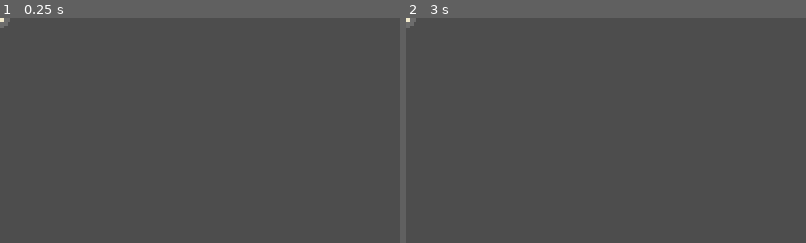
Above: before the commit, frames 1-2 (left to right).
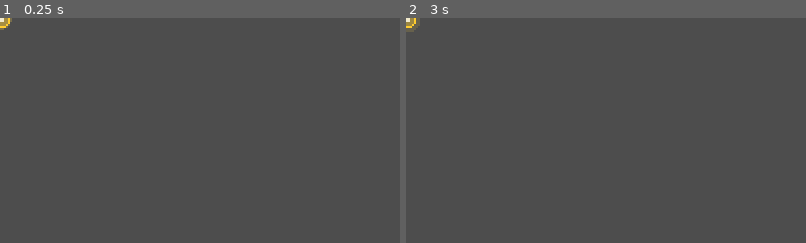
Above: after the commit, the same moments.

Repository: tkneeland/pickfight
Game: Godot game, scene res://scenes/Pickup.tscn
Two runs of this game, one before a commit and one after it. Both use one fixed random seed, a clock stepped at 60 frames per second and the inputs below. This scene is started directly instead of the project's main scene.
Inputs (mouse positions are % of the whole screen's width and height, from its top left):
- Up to frame 1 (0.25 s): no input
- Up to frame 2 (3 s): tap Enter at 0.5 s; move the mouse to (72, 45) at 0.52 s; hold D 0.53-1.25 s; tap M at 0.6 s; click (72, 45) at 0.67 s; click "Settings (muted)" at 1.25 s; click "Mute (M)" at 2 s; click "Settings" at 2.75 s
The pictures show only the part of the screen within x 0-50%, y 0-50%; the shares and areas given below are measured in that part.

The runs differ from the first frame. In frame 1, 0.1% of the frame differs, in the area x 0-3%, y 0-6%; in frame 2, 0.2%, in the area x 0-4%, y 0-7%.

Commit message:
fix: pickups easy to see; announcer 9 dB quieter
Playtest: the owner saw no weapons at all on the full-screen host. They
were spawning (confirmed in the exported app) but drew as a small grey
disc on grey terrain. Each pickup now has a gold ring, a gold-tinted disc
and a breathing halo. Presentational only: the trigger and art sizes are
unchanged.

The announcer was far too loud: every announce_* line drops from 0 to -9 dB.

Co-Authored-By: Claude Opus 5.5 <noreply@anthropic.com>

Diff:
--- a/scripts/Pickup.gd
+++ b/scripts/Pickup.gd
@@ -43,7 +43,19 @@
 const MIN_TRIGGER_RADIUS: float = 20.0
 ## Space between the art and the edge of the backing disc.
 const BACKING_MARGIN: float = 6.0
-const BACKING_COLOR: Color = Color(1.0, 1.0, 1.0, 0.18)
+const BACKING_COLOR: Color = Color(1.0, 0.8, 0.18, 0.35)
+## Playtest 2026-09-27: a pickup read as nothing at all on a full-screen
+## host -- a 25 px grey disc on grey terrain -- and the owner reported "no
+## weapons spawning" while they were there. So each pickup also wears a gold
+## ring and a soft halo that breathes, drawn behind it and never collided
+## with: the trigger and the art keep the sizes the stages were laid out for.
+const RING_COLOR: Color = Color(1.0, 0.8, 0.18, 1.0)
+const RING_WIDTH: float = 4.0
+const HALO_COLOR: Color = Color(1.0, 0.85, 0.3, 0.3)
+## How far past the disc the halo reaches at its widest, and how often it
+## breathes.
+const HALO_REACH: float = 2.0
+const HALO_PERIOD_SEC: float = 1.2
 const ART_COLOR: Color = Color(0.95, 0.92, 0.8, 1.0)
 const BACKING_SEGMENTS: int = 24
 ## Drawn for a weapon with no art of its own: a plain diamond, reported as the
@@ -157,6 +169,34 @@
 	_backing.polygon = disc
 	_backing.color = BACKING_COLOR
 
+	var ring := Line2D.new()
+	ring.name = "Ring"
+	ring.points = disc
+	ring.closed = true
+	ring.width = RING_WIDTH
+	ring.default_color = RING_COLOR
+	add_child(ring)
+	move_child(ring, _backing.get_index() + 1)
+
+	_halo = Polygon2D.new()
+	_halo.name = "Halo"
+	_halo.polygon = disc
+	_halo.color = HALO_COLOR
+	add_child(_halo)
+	move_child(_halo, 0)
+
+var _halo: Polygon2D
+var _halo_t: float = 0.0
+
+## The halo breathes between the disc's own size and HALO_REACH times it,
+## fading as it grows. Presentational only.
+func _process(delta: float) -> void:
+	if _halo == null:
+		return
+	_halo_t = fmod(_halo_t + delta / HALO_PERIOD_SEC, 1.0)
+	_halo.scale = Vector2.ONE * lerpf(1.0, HALO_REACH, _halo_t)
+	_halo.modulate.a = 1.0 - _halo_t
+
 ## A live player's body touched the pickup: hand the weapon over and leave.
 ## Eliminated players have no collision layer to enter with, and are refused
 ## here too rather than relying on that alone (user story 19).
--- a/scripts/Sfx.gd
+++ b/scripts/Sfx.gd
@@ -172,23 +172,23 @@
 	"join": {"files": [
 		"kenney_interface/pluck_001.ogg"], "db": 0.0, "overlap": 2, "positional": false},
 	# --- Announcer (#152); `Announcer.gd` says when ---------------------------
-	"announce_3": {"files": ["announcer/count_3.ogg"], "db": 0.0, "overlap": 1, "positional": false, "voice": true},
-	"announce_2": {"files": ["announcer/count_2.ogg"], "db": 0.0, "overlap": 1, "positional": false, "voice": true},
-	"announce_1": {"files": ["announcer/count_1.ogg"], "db": 0.0, "overlap": 1, "positional": false, "voice": true},
-	"announce_fight": {"files": ["announcer/fight.ogg"], "db": 0.0, "overlap": 1, "positional": false, "voice": true},
-	"announce_ko": {"files": ["announcer/ko.ogg"], "db": 0.0, "overlap": 1, "positional": false, "voice": true},
-	"announce_double_ko": {"files": ["announcer/double_ko.ogg"], "db": 0.0, "overlap": 1, "positional": false, "voice": true},
-	"announce_winner": {"files": ["announcer/winner.ogg"], "db": 0.0, "overlap": 1, "positional": false, "voice": true},
-	"announce_low_gravity": {"files": ["announcer/low_gravity.ogg"], "db": 0.0, "overlap": 1, "positional": false, "voice": true},
-	"announce_heavy_weapons": {"files": ["announcer/heavy_weapons.ogg"], "db": 0.0, "overlap": 1, "positional": false, "voice": true},
-	"announce_big_heads": {"files": ["announcer/big_heads.ogg"], "db": 0.0, "overlap": 1, "positional": false, "voice": true},
-	"announce_fast_lava": {"files": ["announcer/fast_lava.ogg"], "db": 0.0, "overlap": 1, "positional": false, "voice": true},
-	"announce_slippery_floor": {"files": ["announcer/slippery_floor.ogg"], "db": 0.0, "overlap": 1, "positional": false, "voice": true},
-	"announce_tiny_weapons": {"files": ["announcer/tiny_weapons.ogg"], "db": 0.0, "overlap": 1, "positional": false, "voice": true},
-	"announce_weapon_roulette": {"files": ["announcer/weapon_roulette.ogg"], "db": 0.0, "overlap": 1, "positional": false, "voice": true},
-	"announce_meteor_shower": {"files": ["announcer/meteor_shower.ogg"], "db": 0.0, "overlap": 1, "positional": false, "voice": true},
-	"announce_bouncy": {"files": ["announcer/bouncy.ogg"], "db": 0.0, "overlap": 1, "positional": false, "voice": true},
-	"announce_double_damage": {"files": ["announcer/double_damage.ogg"], "db": 0.0, "overlap": 1, "positional": false, "voice": true},
+	"announce_3": {"files": ["announcer/count_3.ogg"], "db": -9.0, "overlap": 1, "positional": false, "voice": true},
+	"announce_2": {"files": ["announcer/count_2.ogg"], "db": -9.0, "overlap": 1, "positional": false, "voice": true},
+	"announce_1": {"files": ["announcer/count_1.ogg"], "db": -9.0, "overlap": 1, "positional": false, "voice": true},
+	"announce_fight": {"files": ["announcer/fight.ogg"], "db": -9.0, "overlap": 1, "positional": false, "voice": true},
+	"announce_ko": {"files": ["announcer/ko.ogg"], "db": -9.0, "overlap": 1, "positional": false, "voice": true},
+	"announce_double_ko": {"files": ["announcer/double_ko.ogg"], "db": -9.0, "overlap": 1, "positional": false, "voice": true},
+	"announce_winner": {"files": ["announcer/winner.ogg"], "db": -9.0, "overlap": 1, "positional": false, "voice": true},
+	"announce_low_gravity": {"files": ["announcer/low_gravity.ogg"], "db": -9.0, "overlap": 1, "positional": false, "voice": true},
+	"announce_heavy_weapons": {"files": ["announcer/heavy_weapons.ogg"], "db": -9.0, "overlap": 1, "positional": false, "voice": true},
+	"announce_big_heads": {"files": ["announcer/big_heads.ogg"], "db": -9.0, "overlap": 1, "positional": false, "voice": true},
+	"announce_fast_lava": {"files": ["announcer/fast_lava.ogg"], "db": -9.0, "overlap": 1, "positional": false, "voice": true},
+	"announce_slippery_floor": {"files": ["announcer/slippery_floor.ogg"], "db": -9.0, "overlap": 1, "positional": false, "voice": true},
+	"announce_tiny_weapons": {"files": ["announcer/tiny_weapons.ogg"], "db": -9.0, "overlap": 1, "positional": false, "voice": true},
+	"announce_weapon_roulette": {"files": ["announcer/weapon_roulette.ogg"], "db": -9.0, "overlap": 1, "positional": false, "voice": true},
+	"announce_meteor_shower": {"files": ["announcer/meteor_shower.ogg"], "db": -9.0, "overlap": 1, "positional": false, "voice": true},
+	"announce_bouncy": {"files": ["announcer/bouncy.ogg"], "db": -9.0, "overlap": 1, "positional": false, "voice": true},
+	"announce_double_damage": {"files": ["announcer/double_damage.ogg"], "db": -9.0, "overlap": 1, "positional": false, "voice": true},
 }
 
 const DEFAULT_OVERLAP: int = 3
